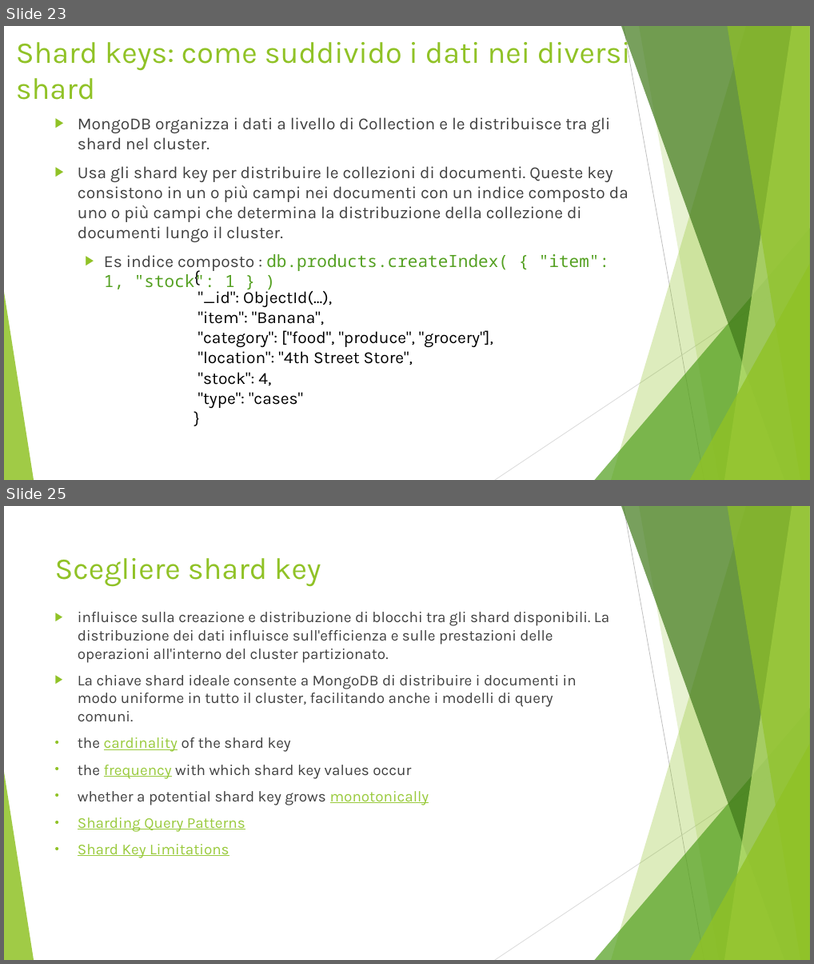
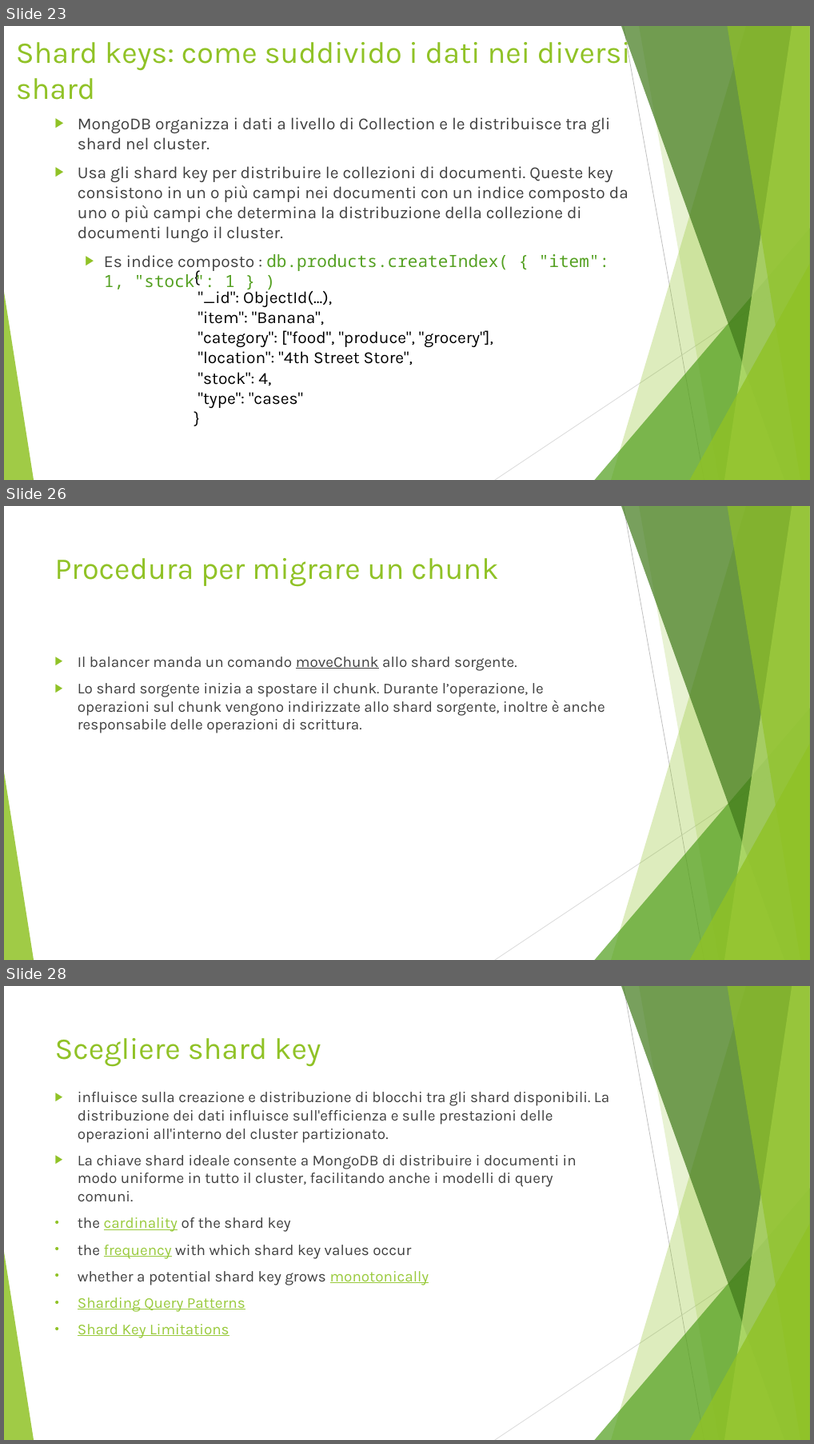
Before and after one commit to Buzzolan/VeronaCardMongoDB, a slide deck: Presentazione_progetto.pptx. Shown one above the other, each under a label of ours: slides 23 and 25 before the commit, slides 23, 26 and 28 after it; the slides between them are not shown. The pictures are 814x964 and 814x1444 pixels, drawn with LibreOffice and Linux fonts; fonts in the diff are those of the drawing. Boxes give left, top, right and bottom in pixels: in the first picture for what was removed or moved away, otherwise in the second. Text is boxed around its words. In the diff, an @@ line names an element or a change of style, - is before the commit and + after.

Commit message:
shard key

```diff
--- a/Presentazione_progetto.pptx
+++ b/Presentazione_progetto.pptx
@@ slide 26 added at (4,506,810,960), background #FFFFFF; not listed: 10 template elements that a slide beside it also shows @@
@@ title added at (55,558,498,587), 36 pt, text #90C226 @@
+Procedura per migrare un chunk
@@ text added at (78,656,606,733), 18 pt, text #404040 @@
+▶ Il balancer manda un comando moveChunk allo shard sorgente.
+▶ Lo shard sorgente inizia a spostare il chunk. Durante l’operazione, le operazioni sul chunk vengono indirizzate allo shard sorgente, inoltre è anche responsabile delle operazioni di scrittura.
@@ what was slide 25 is now slide 28 @@
```
Also in this commit, not shown: 1 slide changed, 2 other slides added, 1 slide removed, 1 other file.
